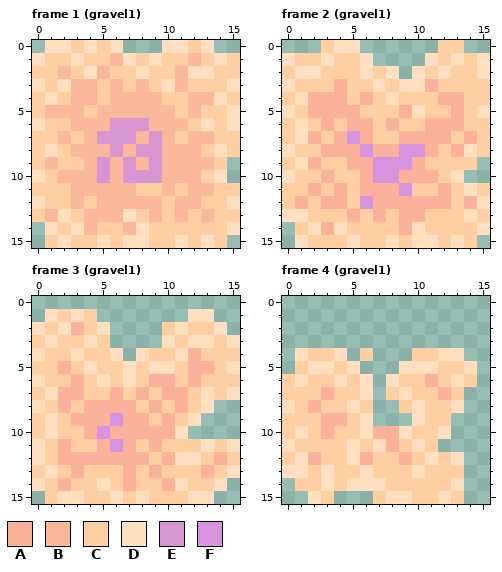
Two versions of one pixel-art file, graphics/source/sprites/gravel.aseprite. Above, as it was before the edit.
16x16 pixels, 12 frames. Shown: frame 1 (gravel1), frame 2 (gravel1), frame 3 (gravel1), frame 4 (gravel1). The commit also changed other frames, which this record leaves out.
Palette (. is transparent): A #fab099  B #fbb799  C #ffcfa1  D #ffdfc0  E #d796d2  F #d694df
The same view after the edit:
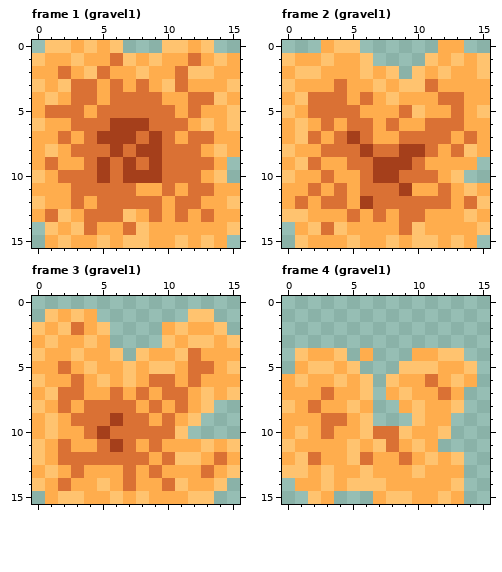
Changes in this commit:
{"colour":"A","old":"#fab099","new":"#da7134"}
{"colour":"C","old":"#ffcfa1","new":"#ffad4d"}
{"colour":"D","old":"#ffdfc0","new":"#ffc36f"}
{"colour":"F","old":"#d694df","new":"#a53f1b"}
{"where": "frame 1 (gravel1), layer \"Dawn\""}
{"frame":1,"y":1,"x":6,"old":"B","new":"A"}
{"frame":1,"y":1,"x":12,"old":"B","new":"A"}
{"frame":1,"y":2,"x":2,"old":"B","new":"A"}
{"frame":1,"y":2,"x":5,"old":"B","new":"A"}
{"frame":1,"y":2,"x":11,"old":"B","new":"A"}
{"frame":1,"y":3,"x":3,"old":"BB","new":"AA"}
{"frame":1,"y":3,"x":6,"old":"B","new":"A"}
{"frame":1,"y":3,"x":8,"old":"B","new":"A"}
{"frame":1,"y":3,"x":11,"old":"B","new":"A"}
{"frame":1,"y":4,"x":3,"old":"BB","new":"AA"}
{"frame":1,"y":4,"x":6,"old":"BBBB","new":"AAAA"}
{"frame":1,"y":4,"x":12,"old":"BB","new":"AA"}
{"frame":1,"y":5,"x":1,"old":"BBB","new":"AAA"}
{"frame":1,"y":5,"x":5,"old":"BBBBBB","new":"AAAAAA"}
{"frame":1,"y":5,"x":12,"old":"B","new":"A"}
{"frame":1,"y":6,"x":3,"old":"BBBEEEBBB","new":"AAAFFFAAA"}
{"frame":1,"y":7,"x":2,"old":"B","new":"A"}
{"frame":1,"y":7,"x":4,"old":"BEEEBEB","new":"AFFFAFA"}
{"frame":1,"y":7,"x":12,"old":"BB","new":"AA"}
{"frame":1,"y":8,"x":3,"old":"BBBEBEEBBB","new":"AAAFAFFAAA"}
{"frame":1,"y":9,"x":1,"old":"B","new":"A"}
{"frame":1,"y":9,"x":4,"old":"BEBEBEBBBB","new":"AFAFAFAAAA"}
{"frame":1,"y":10,"x":2,"old":"BBBEBEEEBBB","new":"AAAFAFFFAAA"}
{"frame":1,"y":11,"x":3,"old":"BBBBB","new":"AAAAA"}
{"frame":1,"y":11,"x":10,"old":"B","new":"A"}
{"frame":1,"y":11,"x":12,"old":"BB","new":"AA"}
{"frame":1,"y":12,"x":3,"old":"B","new":"A"}
{"frame":1,"y":12,"x":5,"old":"BBBBB","new":"AAAAA"}
{"frame":1,"y":12,"x":11,"old":"BB","new":"AA"}
{"frame":1,"y":13,"x":1,"old":"B","new":"A"}
{"frame":1,"y":13,"x":4,"old":"BBB","new":"AAA"}
{"frame":1,"y":13,"x":9,"old":"B","new":"A"}
{"frame":1,"y":13,"x":11,"old":"B","new":"A"}
{"frame":1,"y":13,"x":13,"old":"B","new":"A"}
{"frame":1,"y":14,"x":4,"old":"B","new":"A"}
{"frame":1,"y":14,"x":7,"old":"B","new":"A"}
